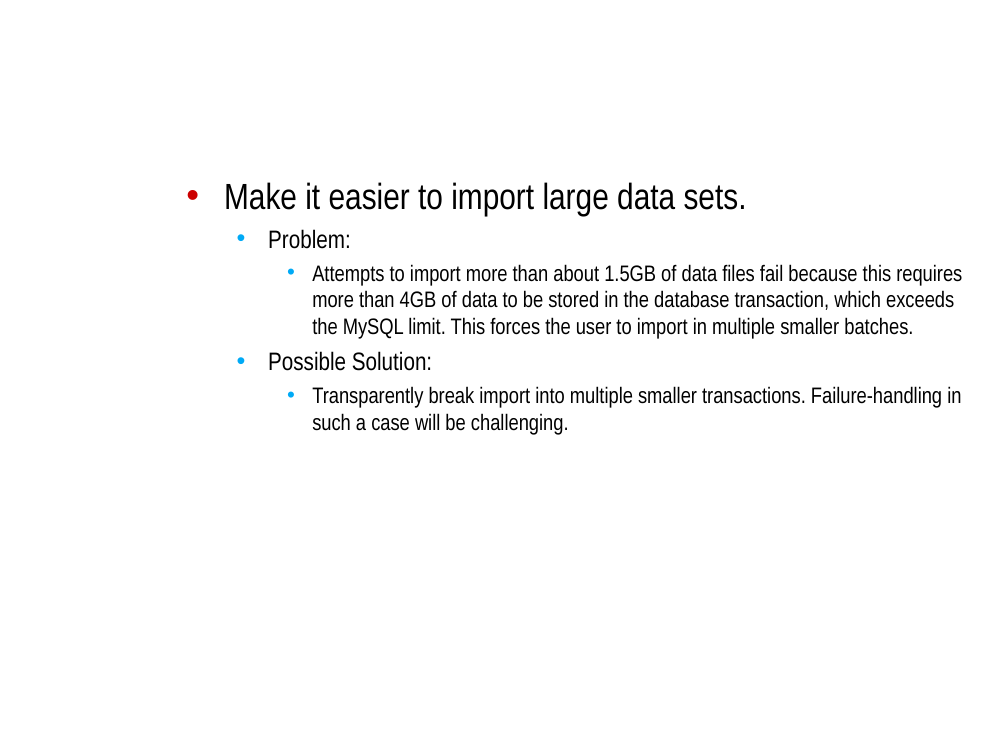
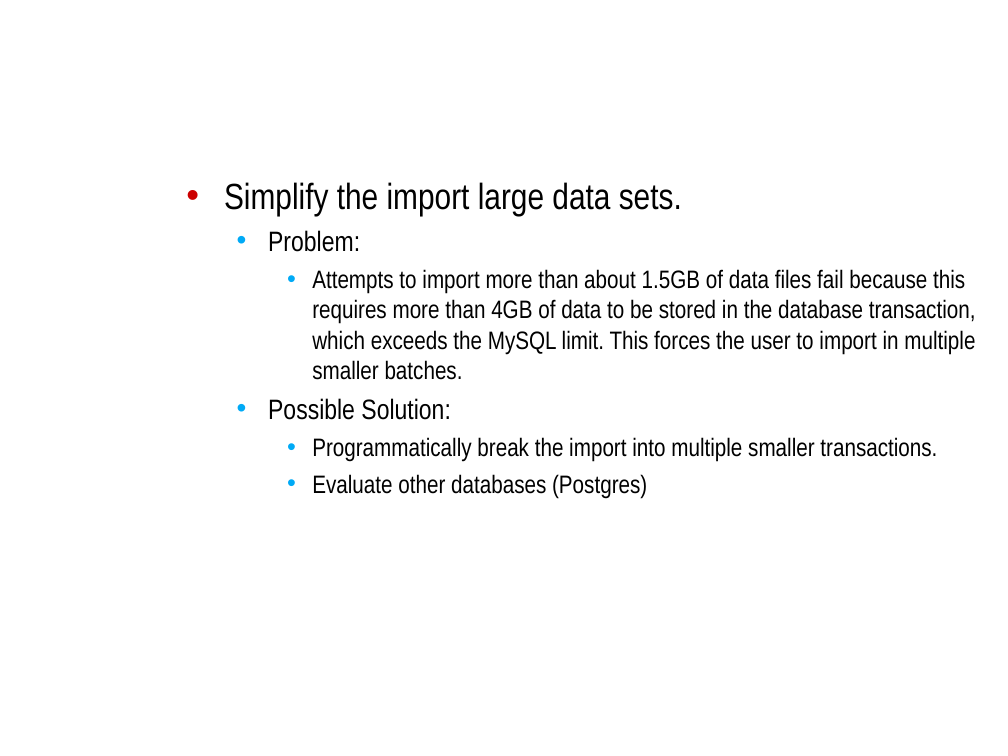
Before and after one commit to NCIP/caarray-docs, a slide deck: slide 8 of project_management/open_meetings/caArray User Community Meeting 2009.06.03.ppt. Drawn at 1008x756 pixels with LibreOffice and Linux fonts; fonts in the diff are those of the drawing; background and template pictures are left out. Boxes give left, top, right and bottom in pixels: in the first picture for what was removed or moved away, otherwise in the second. Text is boxed around its words. In the diff, an @@ line names an element or a change of style, - is before the commit and + after.

```diff
--- a/project_management/open_meetings/caArray User Community Meeting 2009.06.03.ppt
+++ b/project_management/open_meetings/caArray User Community Meeting 2009.06.03.ppt
@@ text at [224, 182, 682, 216]: text changed @@
-• Make it easier to import large data sets.
+• Simplify the import large data sets.
@@ text at [268, 230, 976, 420]: size 18 to 20 pt in "Problem:", "Possible Solution:"; size 16 to 18 pt in "Attempts to import more than about 1.5GB ..." @@
@@ text at [312, 437, 937, 499]: text changed; size 16 to 18 pt @@
-    • Transparently break import into multiple smaller transactions. Failure-handling in such a case will be challenging.
+    • Programmatically break the import into multiple smaller transactions.
+    • Evaluate other databases (Postgres)
```
Also in this commit, not shown: 9 other slides changed.
